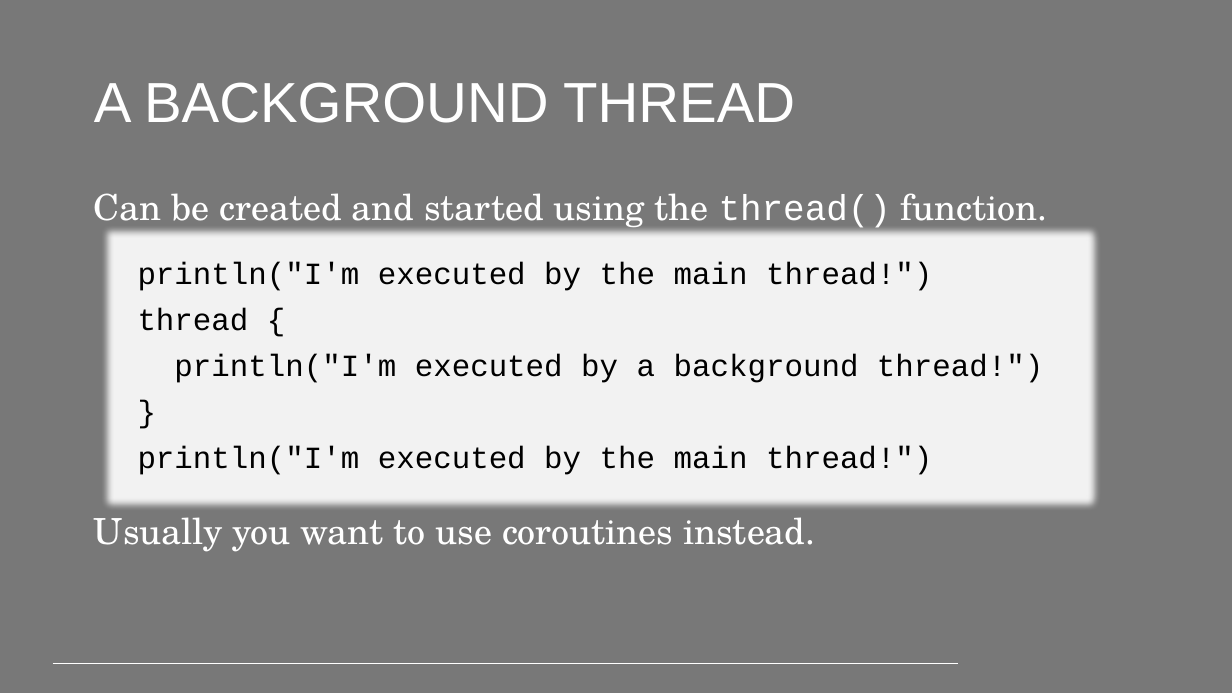
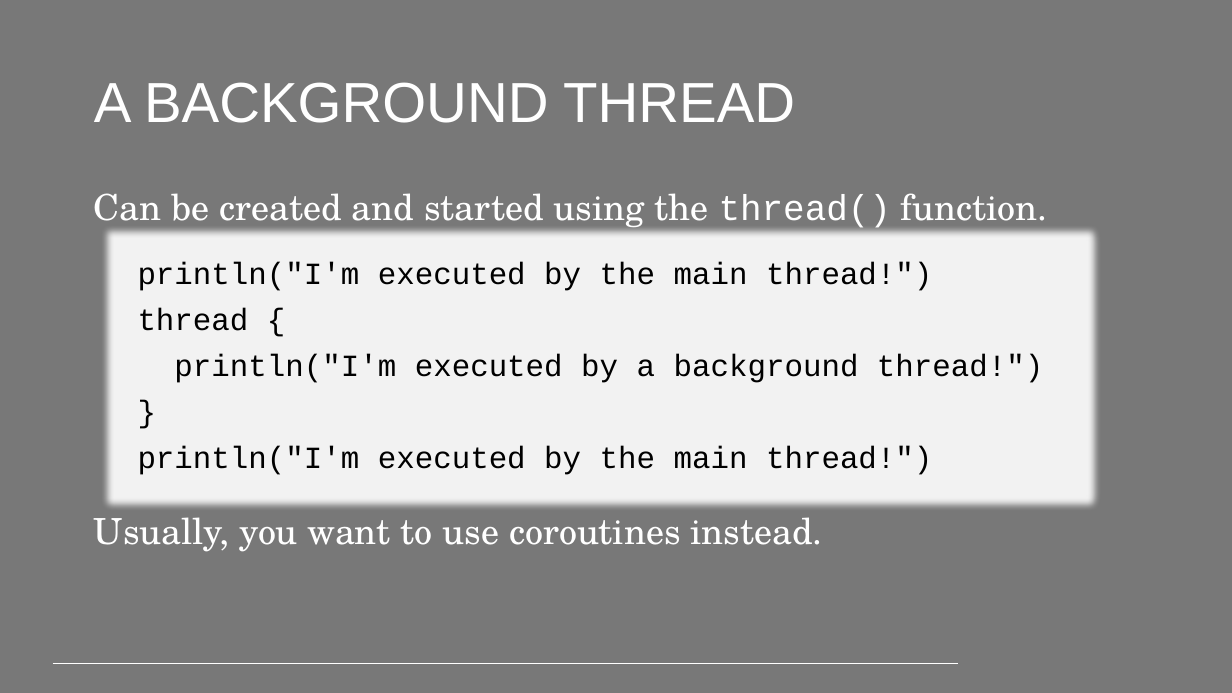
Before and after one commit to PeppeL-G/course-material, a slide deck: slide 4 of src/lectures/kotlin-asynchronous-operations/kotlin-asynchronous-operations.pptx. Drawn at 1232x693 pixels with LibreOffice and Linux fonts; fonts in the diff are those of the drawing; background and template pictures are left out. Boxes give left, top, right and bottom in pixels: in the first picture for what was removed or moved away, otherwise in the second. Text is boxed around its words. In the diff, an @@ line names an element or a change of style, - is before the commit and + after.

Commit message:
Added lecture about coroutines.

```diff
--- a/src/lectures/kotlin-asynchronous-operations/kotlin-asynchronous-operations.pptx
+++ b/src/lectures/kotlin-asynchronous-operations/kotlin-asynchronous-operations.pptx
@@ text at bbox=[94, 517, 823, 552]: text changed @@
-Usually you want to use coroutines instead.
+Usually, you want to use coroutines instead.
```
Also in this commit, not shown: 5 other slides changed, 3 other files.
